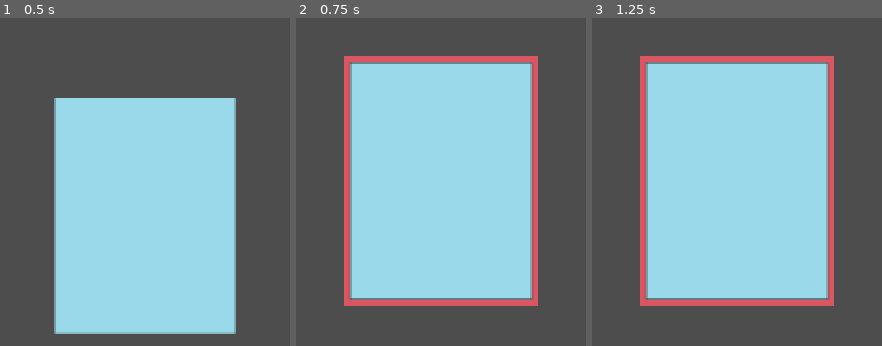
Above: before the commit, frames 1-3 (left to right).
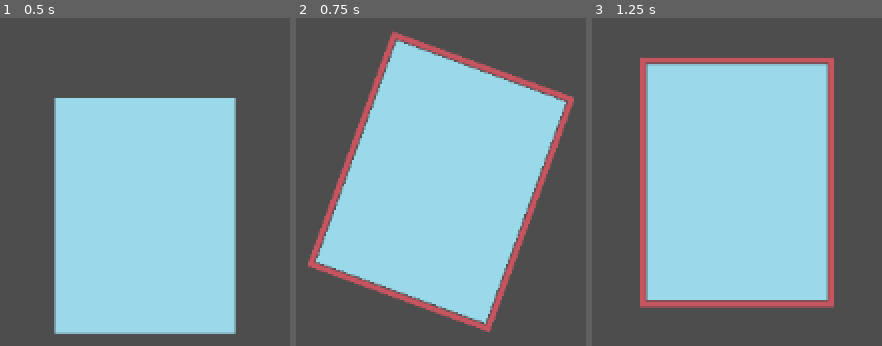
Above: after the commit, the same moments.

Repository: LuisGarrillo/Neo-Mel-vn
Game: Godot game, scene res://scenes/minigames/bean_selection.tscn
The game is run twice, just before and just after one commit, with the same random seed, the same clock (stepped at 60 frames per second) and the same inputs. This scene is started directly instead of the project's main scene.
Inputs (mouse positions are in pixels of both pictures, inside the frame that each line leads up to):
- Up to frame 1 (0.5 s): no input
- Up to frame 2 (0.75 s): tap Enter at 0.5 s; move the mouse to (441, 214) at 0.52 s; hold W (up) from 0.53 s (still down); hold Space (accept) from 0.53 s (still down); click (441, 214) at 0.67 s
- Up to frame 3 (1.25 s): keep holding W (up); keep holding Space (accept)

Frame 1 is identical in both runs. In frame 2, 19% of the frame differs, in the area x 4-96%, y 3-96%; in frame 3, 2.3%.

Commit message:
Add animation for bean selection

Diff:
--- a/scenes/objects/bean_jar.tscn
+++ b/scenes/objects/bean_jar.tscn
@@ -99,7 +99,7 @@
 
 [sub_resource type="Animation" id="Animation_wdgvo"]
 resource_name = "clicked"
-length = 0.4
+length = 0.2
 tracks/0/type = "value"
 tracks/0/imported = false
 tracks/0/enabled = true
@@ -107,10 +107,10 @@
 tracks/0/interp = 1
 tracks/0/loop_wrap = true
 tracks/0/keys = {
-"times": PackedFloat32Array(0, 0.1, 0.3, 0.4),
-"transitions": PackedFloat32Array(1, 1, 1, 1),
+"times": PackedFloat32Array(0, 0.05, 0.15, 0.2),
+"transitions": PackedFloat32Array(1, 1, 0.6, 1),
 "update": 0,
-"values": [0.0, 0.523599, -0.523599, 0.0]
+"values": [0.0, 0.349066, -0.349066, 0.0]
 }
 
 [sub_resource type="AnimationLibrary" id="AnimationLibrary_f1ejj"]
@@ -137,5 +137,6 @@
 "": SubResource("AnimationLibrary_f1ejj")
 }
 
+[connection signal="input_event" from="Area2D" to="." method="_on_input_event"]
 [connection signal="mouse_entered" from="Area2D" to="." method="_on_mouse_entered"]
 [connection signal="mouse_exited" from="Area2D" to="." method="_on_mouse_exited"]
--- a/scripts/objects/bean_jar.gd
+++ b/scripts/objects/bean_jar.gd
@@ -3,6 +3,8 @@
 
 @onready var animation_player: AnimationPlayer = $AnimationPlayer
 @onready var outline_sprite: Sprite2D = $OutlineSprite
+
+signal selected
 
 var mouse_in : bool = false
 
@@ -21,4 +23,6 @@
 
 
 func _on_input_event(viewport: Node, event: InputEvent, shape_idx: int) -> void:
-	pass # Replace with function body.
+	if Input.is_mouse_button_pressed(MOUSE_BUTTON_LEFT) and mouse_in:
+		animation_player.play("clicked")
+		selected.emit()
